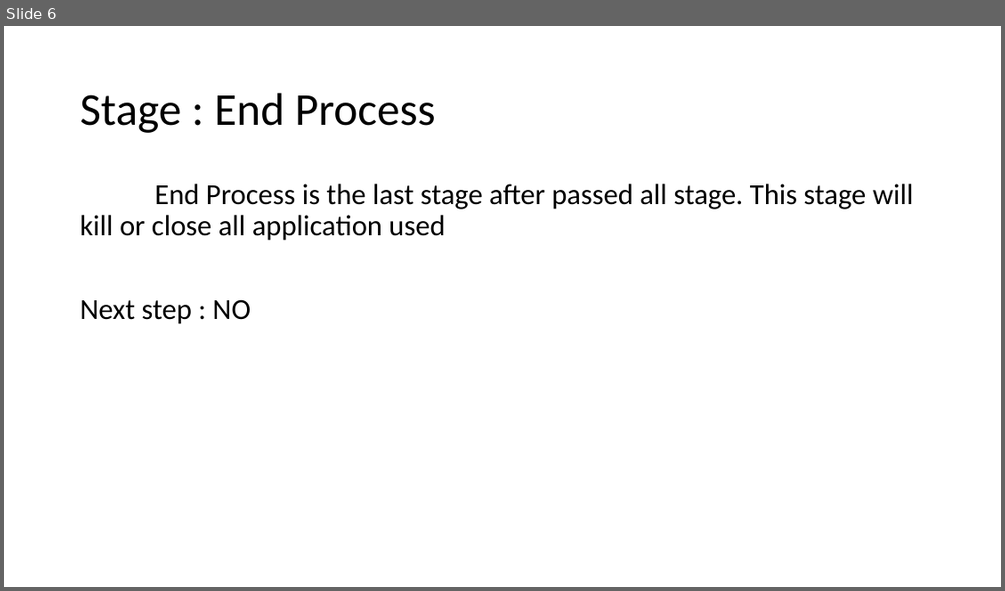
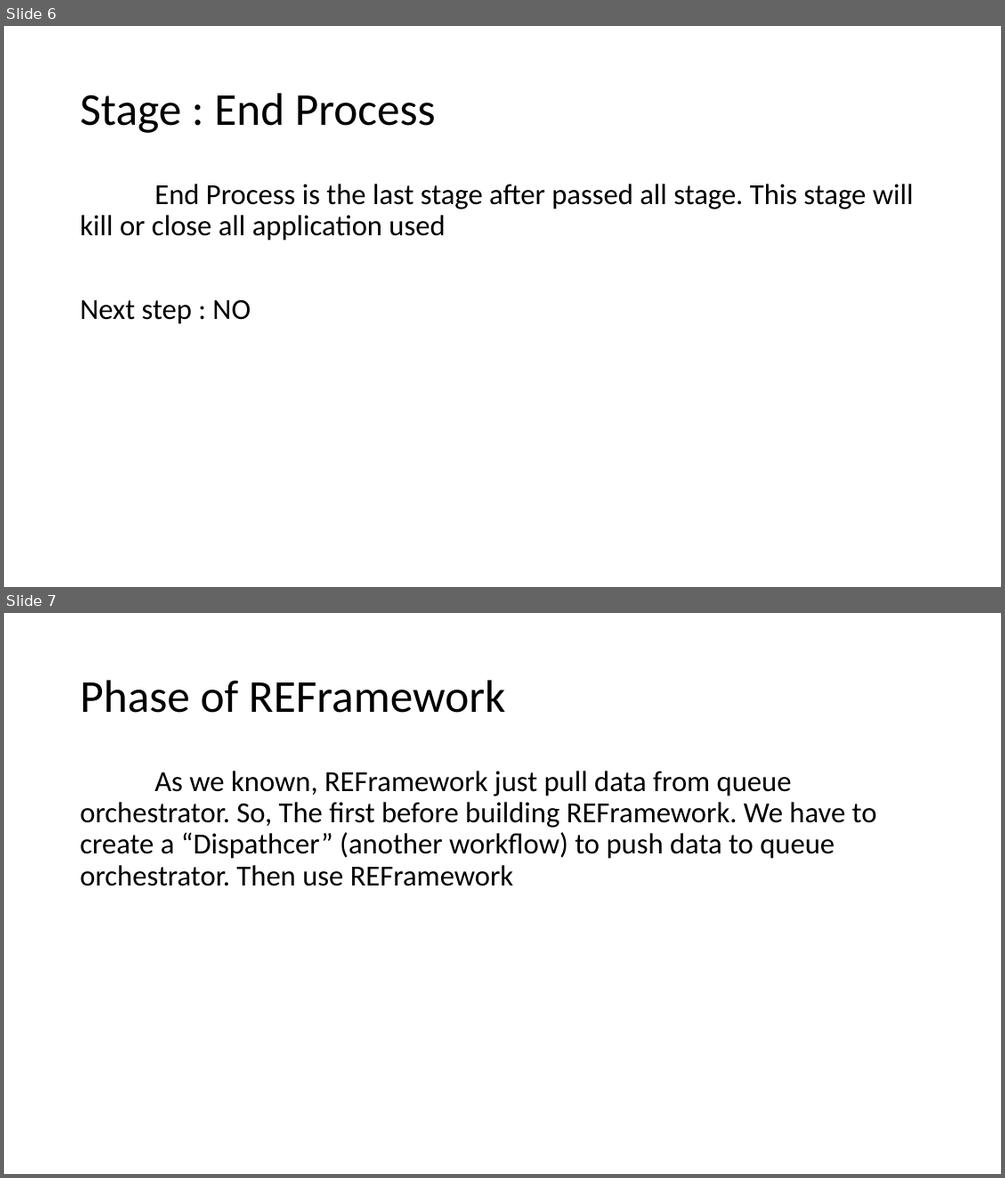
Before and after one commit to nitiwat-pae/UIPATH-REFrameworkDemo-AndersJensen, a slide deck: Lecture.pptx. Shown one above the other, each under a label of ours: slide 6 before the commit, slides 6 and 7 after it. The pictures are 1005x591 and 1005x1178 pixels, drawn with LibreOffice and Linux fonts; fonts in the diff are those of the drawing. Boxes give left, top, right and bottom in pixels: in the first picture for what was removed or moved away, otherwise in the second. Text is boxed around its words. In the diff, an @@ line names an element or a change of style, - is before the commit and + after.

```diff
--- a/Lecture.pptx
+++ b/Lecture.pptx
@@ slide 7 added at [4,613,1001,1174], background #FFFFFF @@
@@ title added at [80,680,506,713], 44 pt, text #000000 @@
+Phase of REFramework
@@ text added at [80,771,877,886], 28 pt, text #000000 @@
+As we known, REFramework just pull data from queue orchestrator. So, The first before building REFramework. We have to create a “Dispathcer” (another workflow) to push data to queue orchestrator. Then use REFramework
```
Also in this commit, not shown: 1 slide changed.
